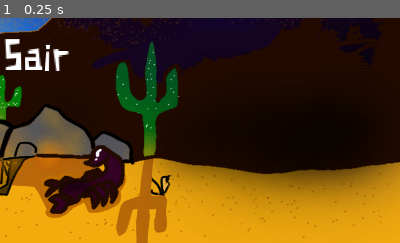
Above: before the commit, frame 1.
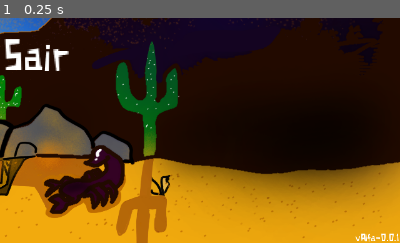
Above: after the commit, the same moment.

Repository: gamelabire/arkhe
Game: Godot game, scene res://src/UI/interfaces/main_menu/main_menu.tscn
The game is run twice, just before and just after one commit, with the same random seed, the same clock (stepped at 60 frames per second) and the same inputs.
Inputs:
- Up to frame 1 (0.25 s): no input
The pictures show only the part of the screen within x 50-100%, y 50-100%; the shares and areas given below are measured in that part.

The runs differ from the first frame. In frame 1, 0.2% of the frame differs, in the area x 88-100%, y 95-100%.

Commit message:
add label('vAlfa-0.0.1') in MainMenu

Diff:
--- a/src/UI/interfaces/main_menu/main_menu.tscn
+++ b/src/UI/interfaces/main_menu/main_menu.tscn
@@ -19,6 +19,9 @@
 [sub_resource type="LabelSettings" id="LabelSettings_eterd"]
 font = ExtResource("2_gy3uk")
 
+[sub_resource type="LabelSettings" id="LabelSettings_un6q2"]
+font = ExtResource("2_gy3uk")
+
 [node name="main_menu" type="Node2D"]
 script = ExtResource("1_jh20n")
 
@@ -30,9 +33,9 @@
 
 [node name="CanvasLayer" type="CanvasLayer" parent="."]
 
-[node name="Node" type="Node" parent="CanvasLayer"]
+[node name="Title" type="Node" parent="CanvasLayer"]
 
-[node name="title" type="Label" parent="CanvasLayer/Node"]
+[node name="title" type="Label" parent="CanvasLayer/Title"]
 offset_left = 133.0
 offset_top = -3.0
 offset_right = 176.0
@@ -43,7 +46,7 @@
 horizontal_alignment = 1
 vertical_alignment = 1
 
-[node name="img" type="Label" parent="CanvasLayer/Node"]
+[node name="img" type="Label" parent="CanvasLayer/Title"]
 texture_filter = 1
 offset_left = 114.0
 offset_top = 40.0
@@ -55,7 +58,7 @@
 horizontal_alignment = 1
 vertical_alignment = 1
 
-[node name="img2" type="Label" parent="CanvasLayer/Node"]
+[node name="img2" type="Label" parent="CanvasLayer/Title"]
 texture_filter = 1
 offset_left = 240.0
 offset_top = -1.0
@@ -106,6 +109,16 @@
 label_settings = SubResource("LabelSettings_eterd")
 horizontal_alignment = 1
 
+[node name="version" type="Label" parent="CanvasLayer"]
+texture_filter = 1
+offset_left = 302.0
+offset_top = 176.0
+offset_right = 383.0
+offset_bottom = 199.0
+scale = Vector2(0.249708, 0.286062)
+text = "vAlfa-0.0.1"
+label_settings = SubResource("LabelSettings_un6q2")
+
 [connection signal="mouse_entered" from="CanvasLayer/Control/VBoxContainer/start" to="." method="_on_start_mouse_entered"]
 [connection signal="mouse_exited" from="CanvasLayer/Control/VBoxContainer/start" to="." method="_on_start_mouse_exited"]
 [connection signal="mouse_entered" from="CanvasLayer/Control/VBoxContainer/credits" to="." method="_on_credits_mouse_entered"]
Not shown: 1 places in src/UI/interfaces/main_menu/main_menu.tscn that only renumber resources
